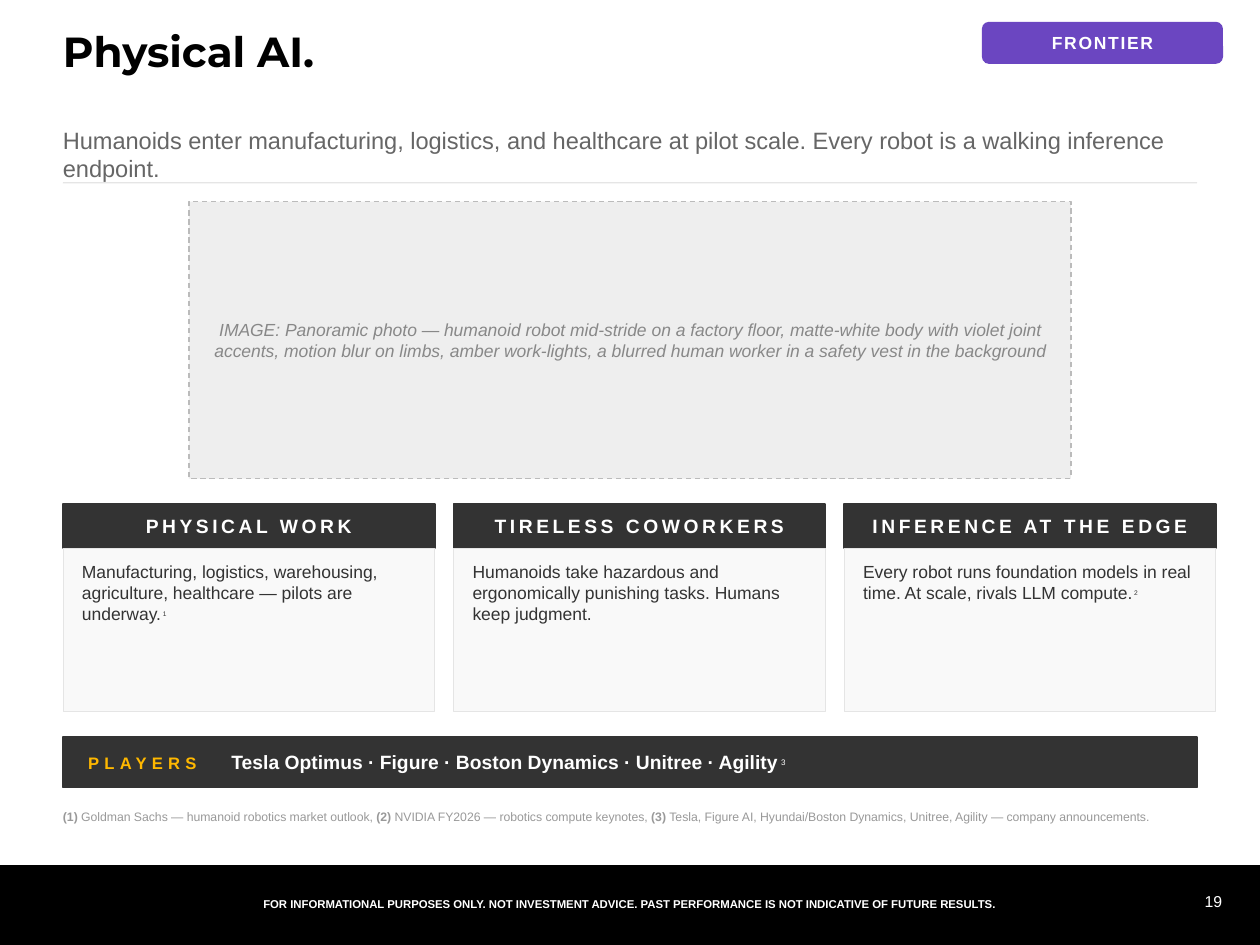
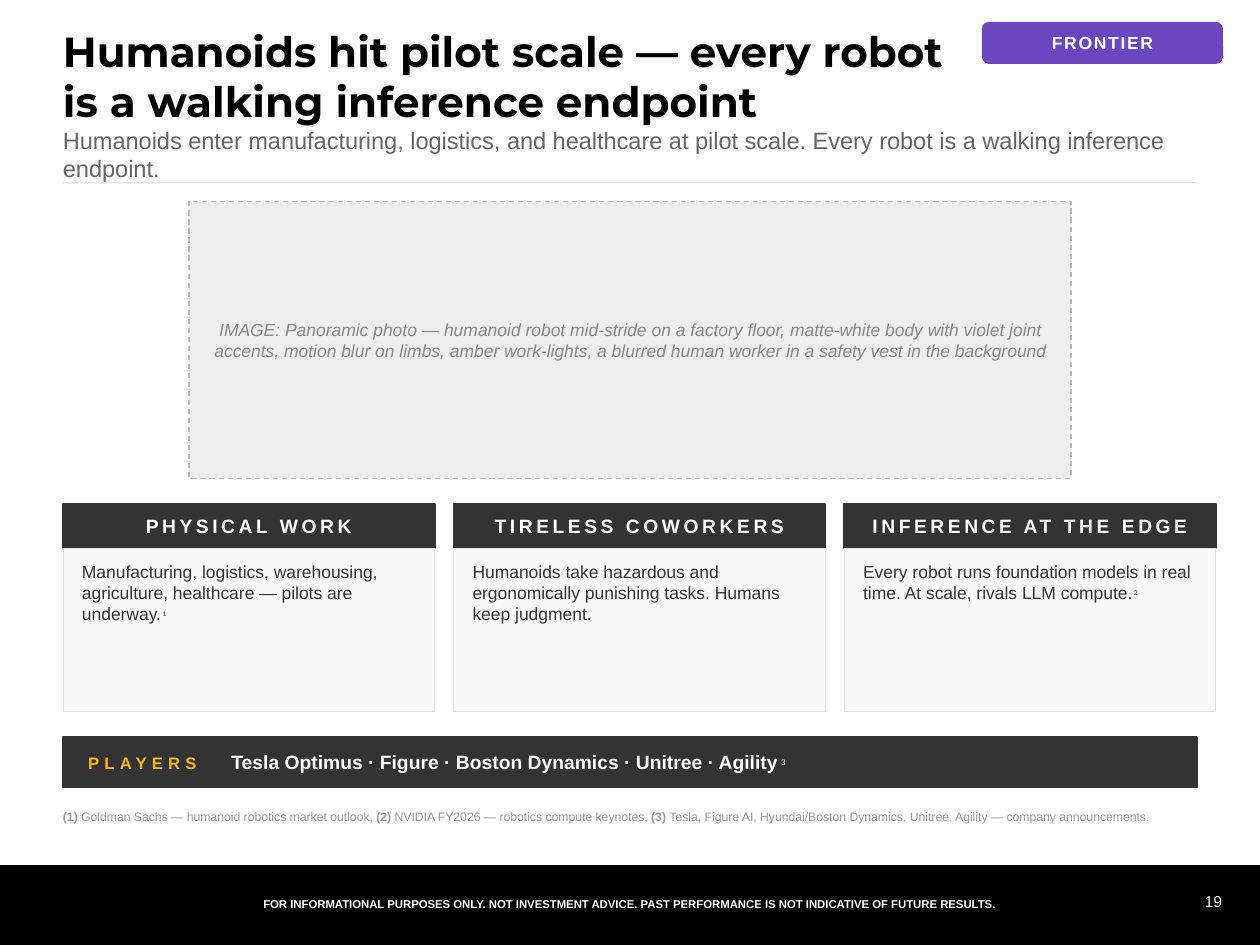
Before and after one commit to samuelcmcclellan-cell/ai-markets-deck, a slide deck: slide 19 of ai-markets-deck.pptx. Drawn at 1260x945 pixels with LibreOffice and Linux fonts; fonts in the diff are those of the drawing. Boxes give left, top, right and bottom in pixels: in the first picture for what was removed or moved away, otherwise in the second. Text is boxed around its words. In the diff, an @@ line names an element or a change of style, - is before the commit and + after.

```diff
--- a/ai-markets-deck.pptx
+++ b/ai-markets-deck.pptx
@@ text at (63, 34, 943, 126): text changed @@
-Physical AI.
+Humanoids hit pilot scale — every robot is a walking inference endpoint
```
Also in this commit, not shown: 17 other slides changed, 20 other files.
